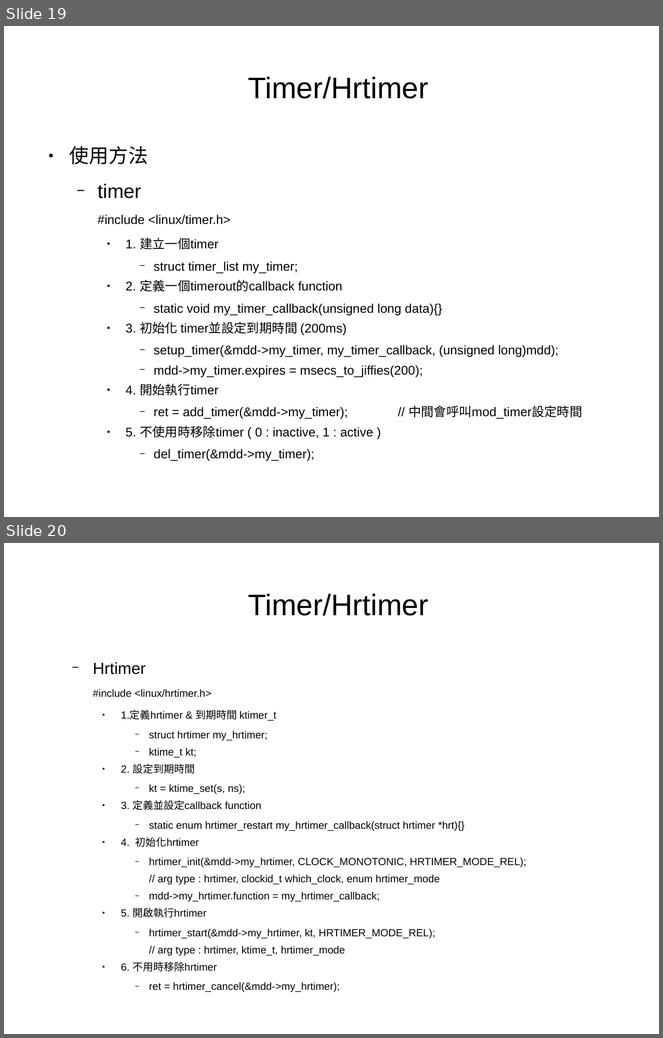
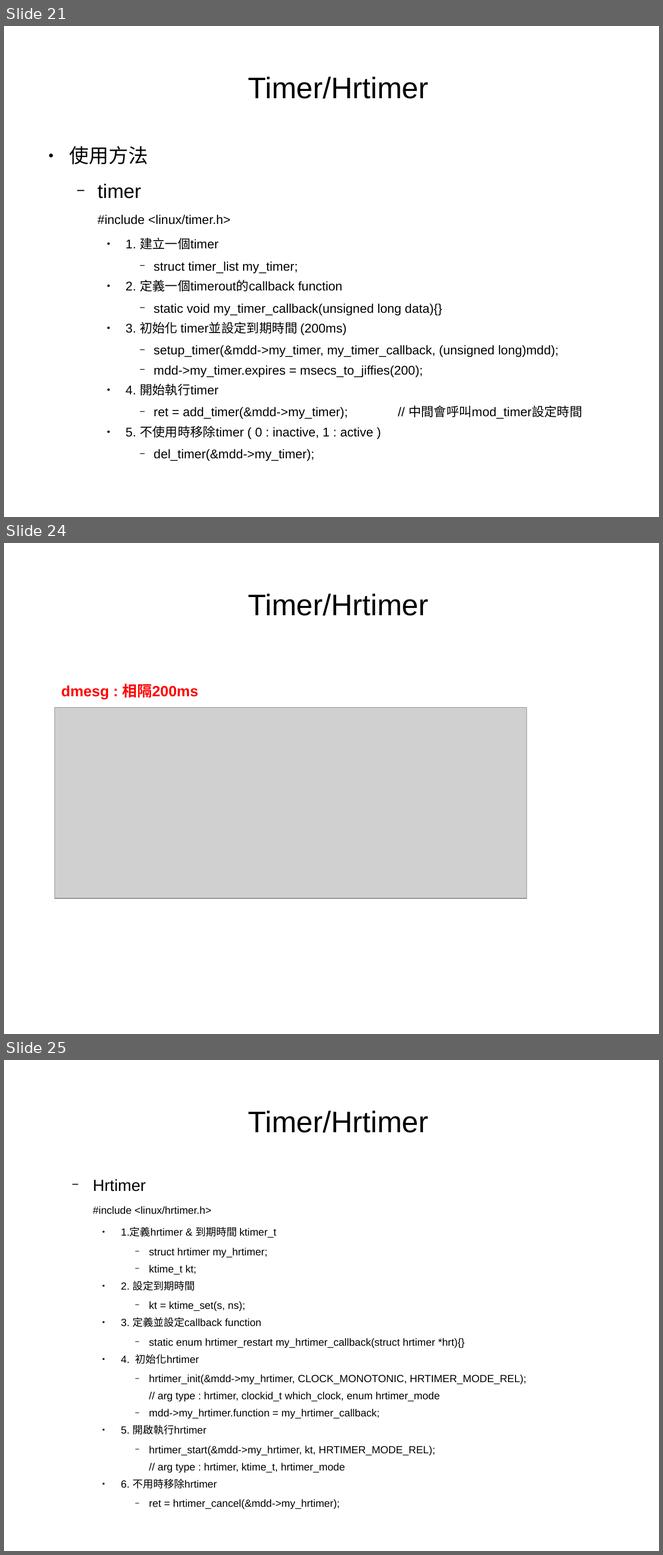
Before and after one commit to moumoon1203/linux_study, a slide deck: linux_study.odp. Shown one above the other, each under a label of ours: slides 19 and 20 before the commit, slides 21, 24 and 25 after it; the slides between them are not shown. The pictures are 663x1038 and 663x1555 pixels, drawn with LibreOffice and Linux fonts; fonts in the diff are those of the drawing; grey boxes stand for pictures. Boxes give left, top, right and bottom in pixels: in the first picture for what was removed or moved away, otherwise in the second. Text is boxed around its words. In the diff, an @@ line names an element or a change of style, - is before the commit and + after.

```diff
--- a/linux_study.odp
+++ b/linux_study.odp
@@ slide 24 added at [4, 543, 659, 1034], background #FFFFFF @@
@@ title added at [248, 593, 429, 616], 36 pt, text #000000 @@
+Timer/Hrtimer
@@ text added at [61, 683, 198, 699], 18 pt, text #FF0000, bold @@
+dmesg : 相隔200ms
@@ picture added at [54, 708, 527, 899] @@
@@ what was slide 19 is now slide 21 @@
@@ what was slide 20 is now slide 25 @@
```
Also in this commit, not shown: 6 slides changed, 25 other slides added, 3 other files.
